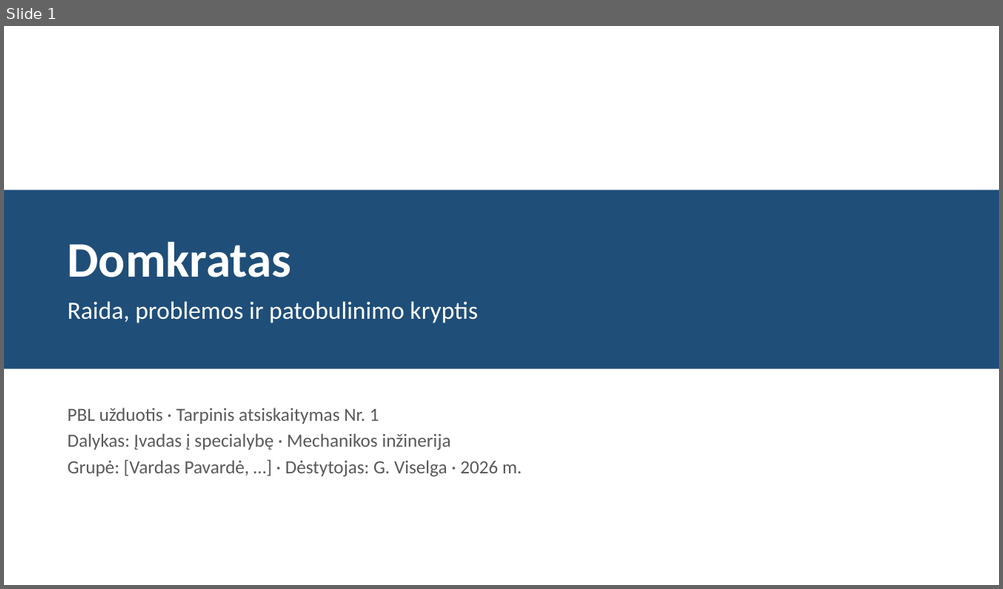
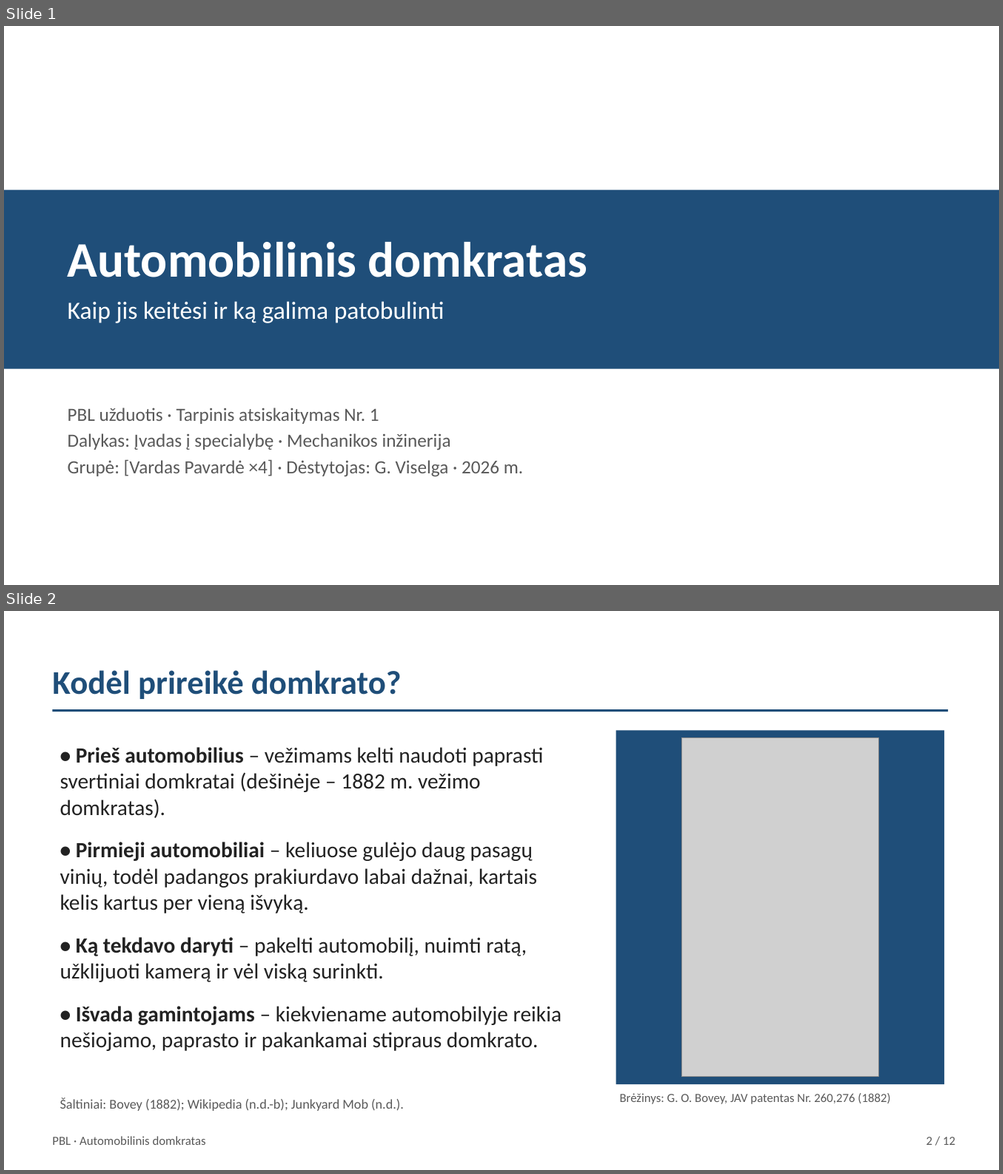
Before and after one commit to Goblinukas-beep/Ye, a slide deck: domkratas-ta1/domkratas-ta1.pptx. Shown one above the other, each under a label of ours: slide 1 before the commit, slides 1 and 2 after it. The pictures are 1003x589 and 1003x1174 pixels, drawn with LibreOffice and Linux fonts; fonts in the diff are those of the drawing; grey boxes stand for pictures. Boxes give left, top, right and bottom in pixels: in the first picture for what was removed or moved away, otherwise in the second. Text is boxed around its words. In the diff, an @@ line names an element or a change of style, - is before the commit and + after.

```diff
--- a/domkratas-ta1/domkratas-ta1.pptx
+++ b/domkratas-ta1/domkratas-ta1.pptx
@@ slide 2 added at (4, 611, 999, 1170), background #FFFFFF @@
@@ text added at (52, 670, 401, 699), 32 pt, text #1F4E79, bold @@
+Kodėl prireikė domkrato?
@@ rectangle added at (53, 709, 948, 712), fill #1F4E79 @@
@@ rectangle added at (616, 730, 944, 1085), fill #1F4E79 @@
@@ picture added at (681, 738, 879, 1077) @@
@@ text added at (60, 747, 561, 1051), 21 pt, text #222222 @@
+• Prieš automobilius – vežimams kelti naudoti paprasti svertiniai domkratai (dešinėje – 1882 m. vežimo domkratas).
+• Pirmieji automobiliai – keliuose gulėjo daug pasagų vinių, todėl padangos prakiurdavo labai dažnai, kartais kelis kartus per vieną išvyką.
+• Ką tekdavo daryti – pakelti automobilį, nuimti ratą, užklijuoti kamerą ir vėl viską surinkti.
+• Išvada gamintojams – kiekviename automobilyje reikia nešiojamo, paprasto ir pakankamai stipraus domkrato.
@@ text added at (60, 1098, 404, 1111), 13 pt, text #595959 @@
+Šaltiniai: Bovey (1882); Wikipedia (n.d.-b); Junkyard Mob (n.d.).
@@ text added at (620, 1093, 890, 1105), 12 pt, text #595959 @@
+Brėžinys: G. O. Bovey, JAV patentas Nr. 260,276 (1882)
@@ text added at (52, 1136, 206, 1145), 12 pt, text #595959 @@
+PBL · Automobilinis domkratas
@@ text added at (926, 1137, 955, 1145), 12 pt, text #595959 @@
+2 / 12
@@ slide 1 changed as well @@
@@ text at (68, 242, 587, 278): text changed @@
-Domkratas
+Automobilinis domkratas
@@ text at (68, 301, 444, 323): text changed @@
-Raida, problemos ir patobulinimo kryptis
+Kaip jis keitėsi ir ką galima patobulinti
@@ text at (68, 460, 523, 477): text changed @@
-Grupė: [Vardas Pavardė, …] · Dėstytojas: G. Viselga · 2026 m.
+Grupė: [Vardas Pavardė ×4] · Dėstytojas: G. Viselga · 2026 m.
```
Also in this commit, not shown: 2 other slides changed, 8 other slides added, 7 slides removed, 8 other files.
